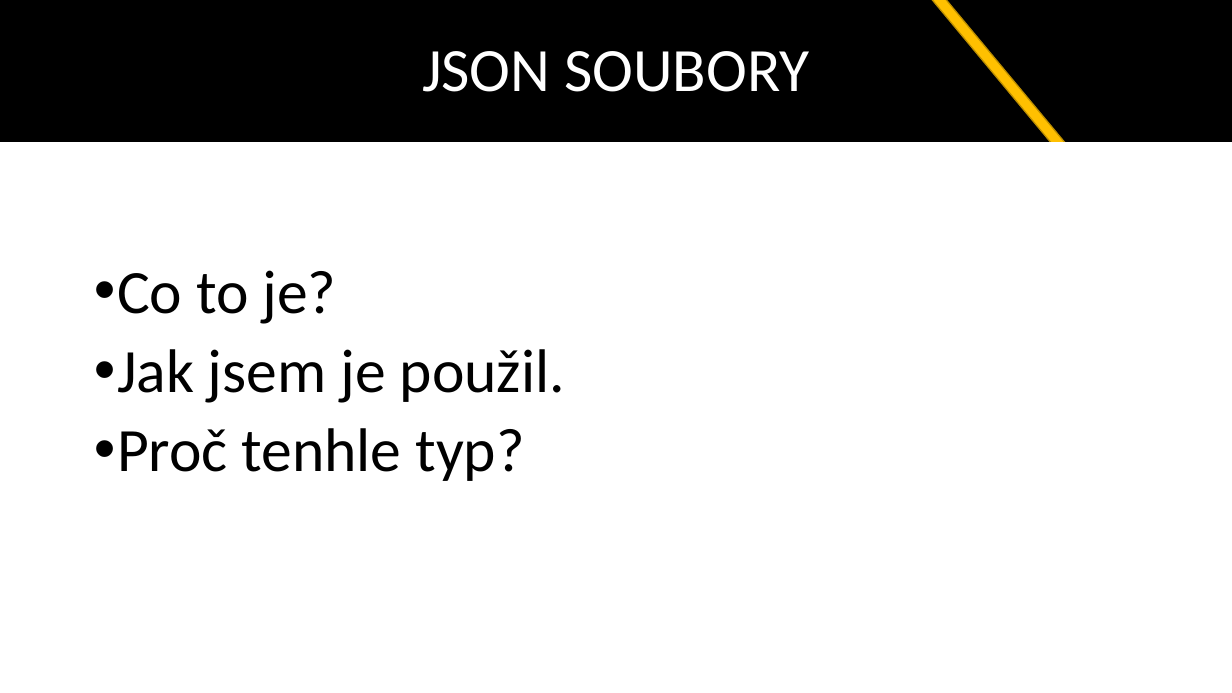
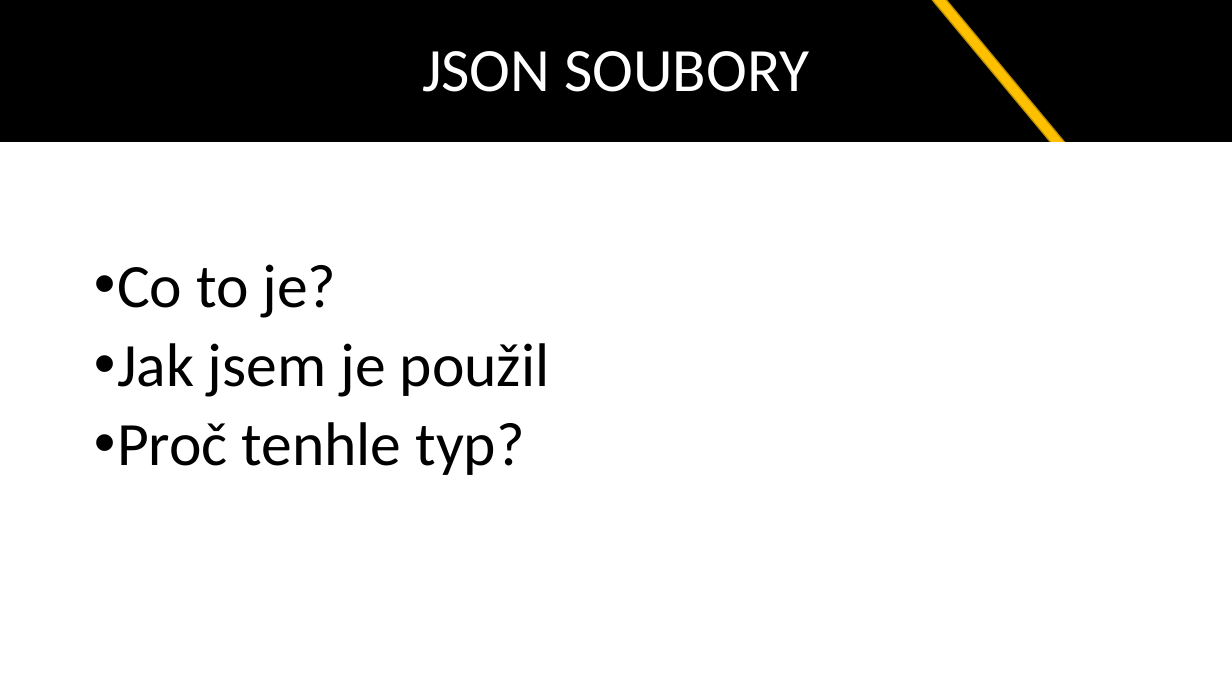
Before and after one commit to it1508/zaverecny, a slide deck: slide 4 of Warframe Codex.pptx (slide 3 before the commit). Drawn at 1232x693 pixels with LibreOffice and Linux fonts; fonts in the diff are those of the drawing. Boxes give left, top, right and bottom in pixels: in the first picture for what was removed or moved away, otherwise in the second. Text is boxed around its words. In the diff, an @@ line names an element or a change of style, - is before the commit and + after.

```diff
--- a/Warframe Codex.pptx
+++ b/Warframe Codex.pptx
@@ text at (117,343,550,397): text changed @@
-• Jak jsem je použil.
+• Jak jsem je použil
```
Also in this commit, not shown: 1 slide added.
